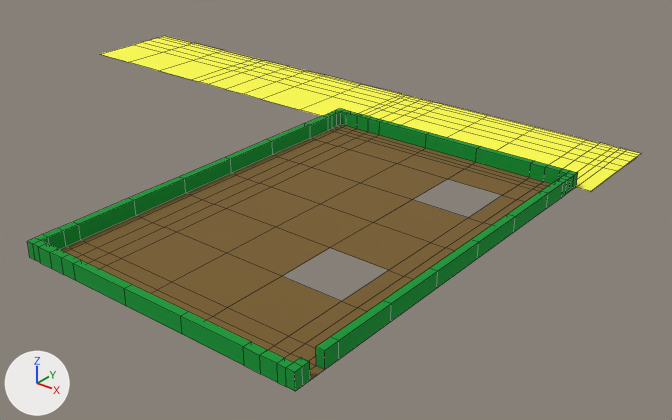
Two versions of the Blender file assets/buildings/paseo.blend, one commit apart.
Both versions are drawn from a 50 mm lens placed at (42.3, -118.5, 48.8), pointed at (-30.6, -27.4, -7.8). Every picture has the same lights, and +X, +Y and +Z are marked at lower left. The picture after the commit comes second. Mesh edges are drawn as thin lines.
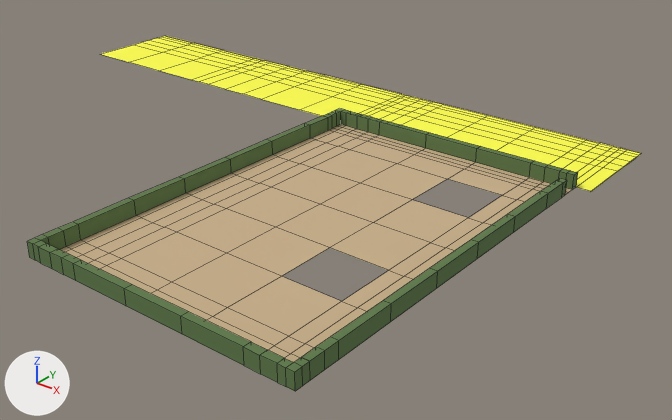
Location of each change, (x1, y1, x2, y2) in pixels of the pictures (672 x 420 px; the box of a moved part takes in the faces that stretch with it):
'Plane', recoloured, reshaped (lighter): (27, 36, 641, 391) in both
part 1 of me_plane_001, moved or reshaped: before (310, 347, 325, 380); after (302, 347, 325, 380)
part 2 of me_plane_001, moved or reshaped: before (560, 173, 574, 195); after (565, 173, 574, 195)

Edits to the bpy script that builds the scene:
```text
Change mat_terrain:
    mat_terrain.base_color: (0.195, 0.114, 0.0273) -> (0.584, 0.434, 0.254)  # brown #7a5f2e -> beige #c9b08a
Change mat_hedge:
    mat_hedge.base_color: (0.0, 0.319, 0.0331) -> (0.114, 0.195, 0.0685)  # green #009933 -> dark green #5f7a4a
Change me_plane_001:
    used by ob_plane; location = (0.0, 0.0, 0.0)
    verts and faces of me_plane_001; kept vertices keep their numbers, new ones are numbered from 484
    before: 97 (-1.0, -66.0, 0.1) at pixel (324, 369), 98 (-1.0, -68.0, 0.1) at pixel (310, 380), 237 (-2.0, -66.0, 0.1) at pixel (316, 365), 238 (-2.0, -68.0, 0.1), 270 (-2.0, -68.0, 2.1) at pixel (301, 357)
    before: 271 (-1.0, -68.0, 2.1) at pixel (309, 361), 288 (-1.0, -66.0, 2.1) at pixel (324, 350), 289 (-2.0, -66.0, 2.1) at pixel (315, 346)
    remove me_plane_001.from_pydata(...)  # 484 vertices, 429 faces; spans x -95.0..1.0, y -70.0..0.0, z 0.0..2.1
    add me_plane_001.from_pydata(...)  # 486 vertices, 427 faces; spans x -95.0..1.0, y -70.0..0.0, z 0.0..2.1
    me_plane_001 part 1
    add delete_faces([(97, 237, 238, 98), (98, 238, 270, 271), (97, 288, 289, 237)])
    add for new, old in zip([*range(484, 488)], [97, 98, 237, 238]): verts[new] = verts[old] + (0.0, 0.0, 2.0)
    add faces += [(237, 238, 487, 486), (484, 486, 487, 485), (97, 484, 485, 98)]  # mat_hedge (dark green #5f7a4a)
    me_plane_001 part 2
    2 vertices are removed from x -2.0..-1.0, y -18.0, z 2.1
    6 faces are deleted
    2 new faces join them, mat_hedge (dark green #5f7a4a)
    2 new faces join them, mat_terrain (beige #c9b08a)
```
